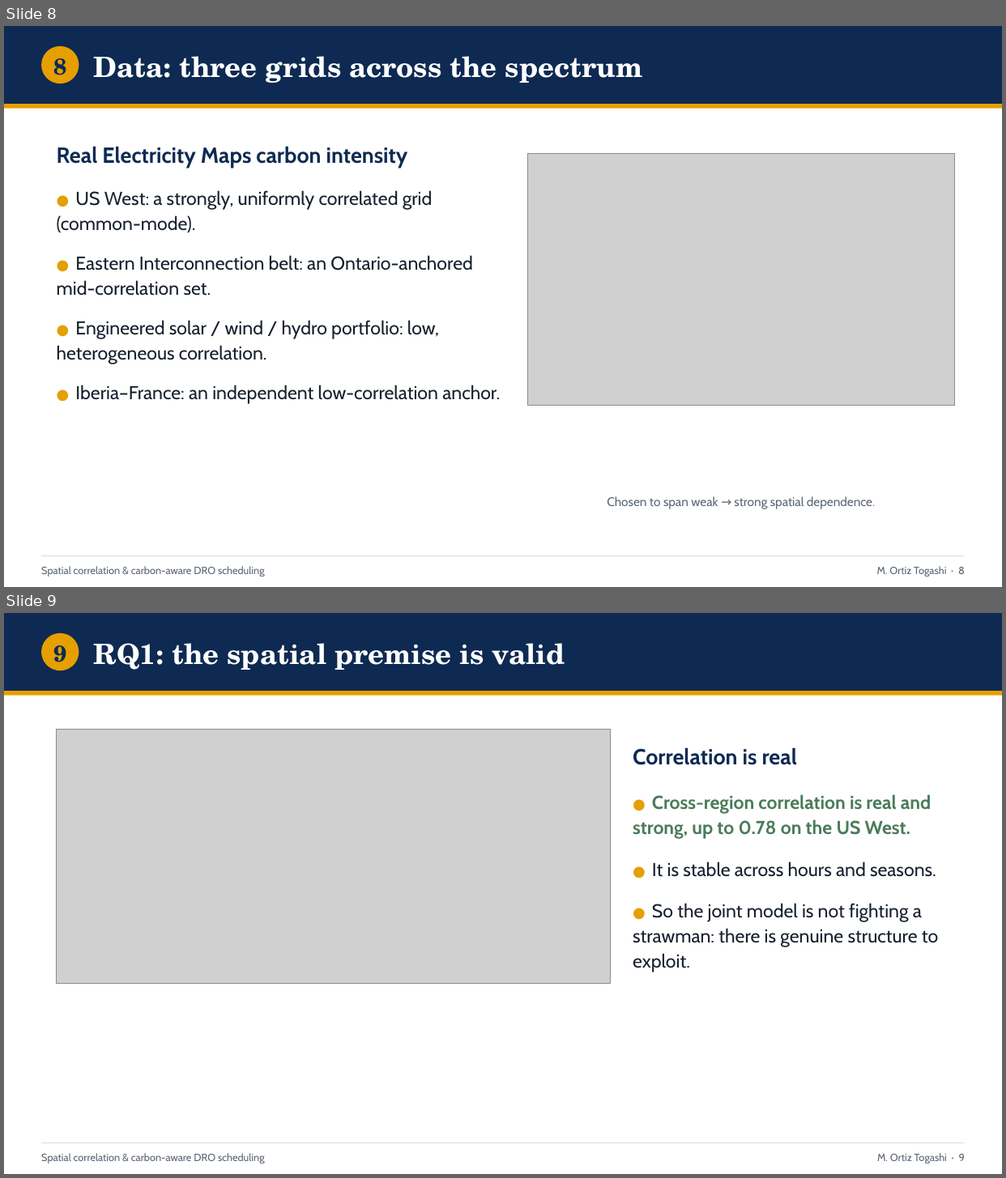
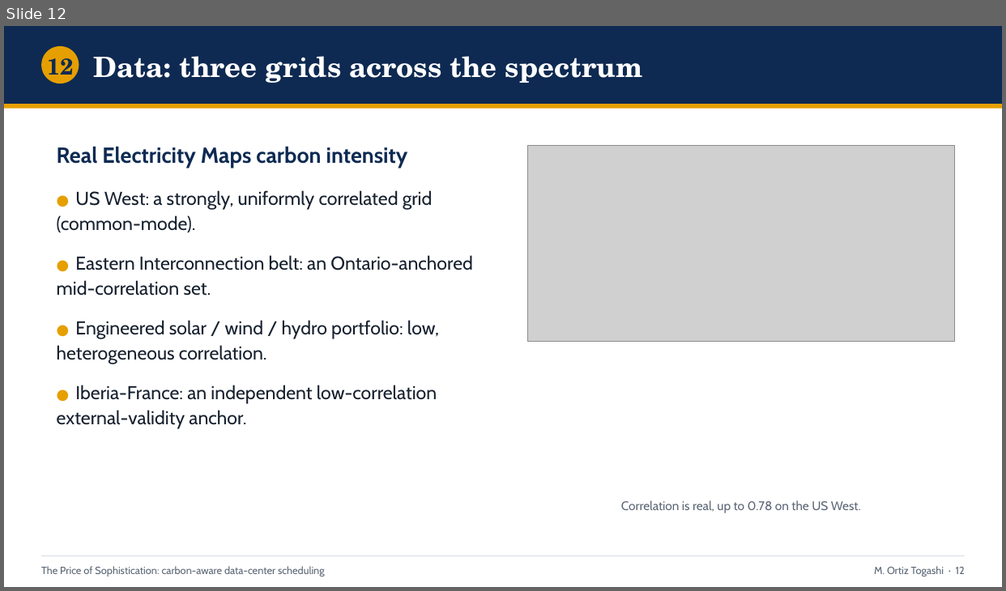
Before and after one commit to ma731/Capstone-in-Operations-Research, a slide deck: deck/capstone_defense.pptx. Shown one above the other, each under a label of ours: slides 8 and 9 before the commit, slide 12 after it. The pictures are 1006x1178 and 1006x591 pixels, drawn with LibreOffice and Linux fonts; fonts in the diff are those of the drawing; grey boxes stand for pictures. Boxes give left, top, right and bottom in pixels: in the first picture for what was removed or moved away, otherwise in the second. Text is boxed around its words. In the diff, an @@ line names an element or a change of style, - is before the commit and + after.

Commit message:
Pivot to value-first framing; correct transfer-lever savings to verified numbers
Reframe from null-result to "The Price of Sophistication": lead with the
day-ahead migration scheduler (the spatial transfer lever), demote the
spatial-correlation null to a screening rule (RQ2), recast the DRO as
day-ahead forecast-error hedging, and move the copula to an appendix.

Integrity fix: the transfer-lever headline (4.7-10.1% / "8-11 pts") was an
unverified placeholder that conflated two metrics. Ran
scripts/run_part3_transfer_value.py (committed snapshot) and corrected every
artifact to the real out-of-sample CVaR_0.95 reduction over the Phi=0
baseline: 4.0-9.9% (Western 4.0%, Eastern 9.9%, Diversified 9.0%).

- capstone_thesis.tex (28pp body) and full_thesis.tex (57pp): value-first
  restructure, copula demoted to app:copula, number correction
- build_deck.py / poster build_v23.js: deck (18 slides) and poster rebuilt
- plot_part3.py: real savings; crossover marker moved to M*~3

```diff
--- a/deck/capstone_defense.pptx
+++ b/deck/capstone_defense.pptx
@@ slide 9 removed at [4,613,1002,1174], background #FFFFFF @@
@@ rectangle removed at [4,613,1002,691] @@
@@ ellipse removed at [41,633,79,671] @@
@@ text removed at [53,645,66,662] @@
-9
@@ text removed at [94,643,565,670] @@
-RQ1: the spatial premise is valid
@@ rectangle removed at [4,691,1002,696] @@
@@ picture removed at [57,729,611,983] @@
@@ text removed at [633,747,938,973] @@
-Correlation is real
-● Cross-region correlation is real and strong, up to 0.78 on the US West.
-● It is stable across hours and seasons.
-● So the joint model is not fighting a strawman: there is genuine structure to exploit.
@@ rectangle removed at [41,1143,965,1144] @@
@@ text removed at [41,1153,265,1164] @@
-Spatial correlation & carbon-aware DRO scheduling
@@ text removed at [877,1153,965,1164] @@
-M. Ortiz Togashi · 9
@@ what was slide 8 is now slide 12 @@
@@ slide 12 changed as well @@
@@ text at [47,58,73,83]: text changed @@
-8
+12
@@ picture: place and size @@
-picture at [528,153,955,407]
+picture at [528,146,955,342]
@@ text at [57,385,437,429]: text changed @@
-● Iberia–France: an independent low-correlation anchor.
+● Iberia-France: an independent low-correlation external-validity anchor.
@@ text at [621,501,861,514]: text changed @@
-Chosen to span weak → strong spatial dependence.
+Correlation is real, up to 0.78 on the US West.
@@ text at [41,566,325,577]: text changed @@
-Spatial correlation & carbon-aware DRO scheduling
+The Price of Sophistication: carbon-aware data-center scheduling
@@ text at [874,566,965,577]: text changed @@
-M. Ortiz Togashi · 8
+M. Ortiz Togashi · 12
```
Also in this commit, not shown: 8 other slides changed, 9 slides added, 8 other slides removed, 42 other files.
